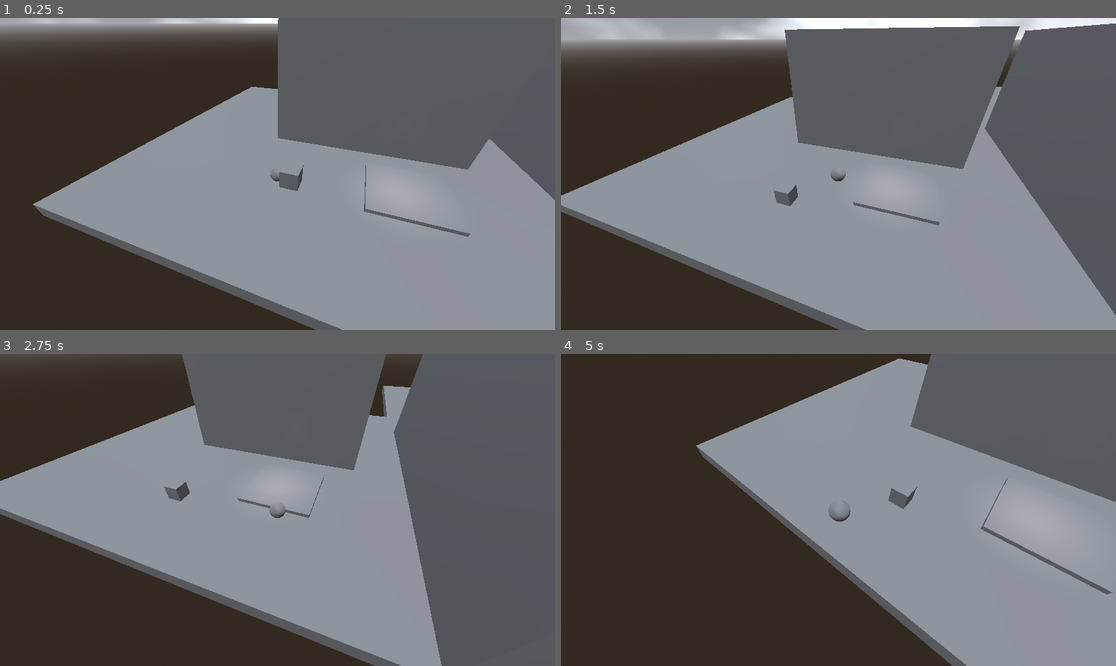
Above: before the commit, frames 1-4 (two rows, left to right).
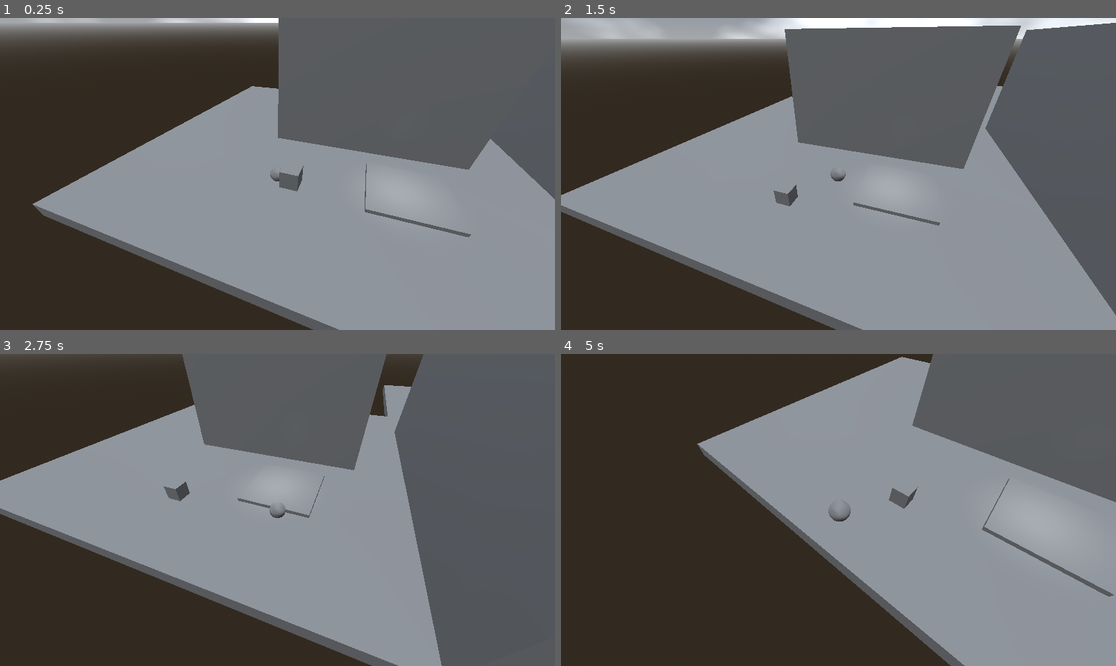
Above: after the commit, the same moments.

Repository: sjgillGit/GWJ-68
Game: Godot game, scene res://Scenes/3d_move_template.tscn
The game is run twice, just before and just after one commit, with the same random seed, the same clock (stepped at 60 frames per second) and the same inputs. The project has no main scene, so this scene is started directly.
Inputs:
- Up to frame 1 (0.25 s): no input
- Up to frame 2 (1.5 s): hold D (move_right) 0.53-1.28 s; tap Shift (move_sprint) at 0.6, 1.35 s; tap Space (move_jump) at 0.77 s; hold S (move_down) from 1.28 s (still down)
- Up to frame 3 (2.75 s): tap Space (move_jump) at 1.52 s; release S (move_down) at 2.03 s; hold D (move_right) from 2.03 s (still down); tap Shift (move_sprint) at 2.1 s
- Up to frame 4 (5 s): release D (move_right) at 2.78 s; hold W (move_up) 2.78-3.53 s; tap Shift (move_sprint) at 2.85, 3.6, 4.35 s; tap Space (move_jump) at 3.02, 3.77, 4.52 s; hold A (move_left) from 3.53 s (still down)

The runs differ from the first frame. In frame 1, 0.5% of the frame differs, in the area x 5-100%, y 0-100%; in frame 2, 0.6%; in frame 3, 0.5%; in frame 4, 0.9%, in the area x 24-100%, y 0-100%.

Commit message:
Player_Movement updated example scene

Diff:
--- a/Scenes/3d_move_template.tscn
+++ b/Scenes/3d_move_template.tscn
@@ -60,6 +60,19 @@
 
 [sub_resource type="BoxMesh" id="BoxMesh_qmuuw"]
 
+[sub_resource type="BoxShape3D" id="BoxShape3D_1wxat"]
+size = Vector3(6.86774, 1, 20.5319)
+
+[sub_resource type="Curve3D" id="Curve3D_4geq7"]
+_data = {
+"points": PackedVector3Array(0, 0, 0, 0, 0, 0, 5.00977, 0, -10.6485, 0, 0, 0, 0, 0, 0, 5.08817, 0, 8.95271),
+"tilts": PackedFloat32Array(0, 0)
+}
+point_count = 2
+
+[sub_resource type="BoxShape3D" id="BoxShape3D_vdqg7"]
+size = Vector3(8.09827, 1, 6.28284)
+
 [node name="Node3D" type="Node3D"]
 
 [node name="WorldEnvironment" type="WorldEnvironment" parent="."]
@@ -123,6 +136,7 @@
 mesh = SubResource("BoxMesh_ryphr")
 
 [node name="Play_Area_1" type="Area3D" parent="." node_paths=PackedStringArray("local_camera")]
+transform = Transform3D(1, 0, 0, 0, 1, 0, 0, 0, 1, 0, 0, -0.0576286)
 collision_layer = 0
 script = ExtResource("3_bv0wr")
 local_camera = NodePath("Camera_Path_Jerky/PathFollow3D/Camera3D")
@@ -219,6 +233,39 @@
 
 [node name="MeshInstance3D" type="MeshInstance3D" parent="Wall3"]
 mesh = SubResource("BoxMesh_ryphr")
+
+[node name="Play_Area_3" type="Area3D" parent="." node_paths=PackedStringArray("local_camera")]
+transform = Transform3D(1, 0, 0, 0, 1, 0, 9.31323e-10, 0, 1, 30.7313, 0, -19.3425)
+collision_layer = 0
+script = ExtResource("3_bv0wr")
+local_camera = NodePath("Path3D/PathFollow3D/Camera3D")
+give_back_camera = false
+
+[node name="CollisionShape3D" type="CollisionShape3D" parent="Play_Area_3"]
+transform = Transform3D(1, 0, 0, 0, 1, 0, 0, 0, 1, -0.208162, 0, -0.921082)
+shape = SubResource("BoxShape3D_1wxat")
+
+[node name="Path3D" type="Path3D" parent="Play_Area_3"]
+curve = SubResource("Curve3D_4geq7")
+
+[node name="PathFollow3D" type="PathFollow3D" parent="Play_Area_3/Path3D"]
+
+[node name="Camera3D" parent="Play_Area_3/Path3D/PathFollow3D" instance=ExtResource("4_ayvgr")]
+transform = Transform3D(0.350939, -0.251973, 0.90186, 4.20981e-06, 0.963116, 0.269086, -0.936398, -0.094429, 0.337996, 1.59572, 3.10932, 1.8484)
+
+[node name="AreaTransition3" type="Area3D" parent="." node_paths=PackedStringArray("local_camera")]
+transform = Transform3D(1, 0, 0, 0, 1, 0, 0, 0, 1, 29.15, 0.0255127, -34.4911)
+collision_layer = 0
+script = ExtResource("3_bv0wr")
+local_camera = NodePath("Camera3D")
+give_back_camera = false
+
+[node name="CollisionShape3D" type="CollisionShape3D" parent="AreaTransition3"]
+transform = Transform3D(1, 0, 0, 0, 1, 0, 0, 0, 1, 0.51886, 0, -1.47723)
+shape = SubResource("BoxShape3D_vdqg7")
+
+[node name="Camera3D" parent="AreaTransition3" instance=ExtResource("4_ayvgr")]
+transform = Transform3D(0.350939, -0.251973, 0.90186, 4.20981e-06, 0.963116, 0.269086, -0.936398, -0.094429, 0.337996, 5.12393, 3.34565, -5.44325)
 
 [connection signal="body_entered" from="Play_Area_1" to="Play_Area_1" method="_on_body_entered"]
 [connection signal="body_exited" from="Play_Area_1" to="Play_Area_1" method="_on_body_exited"]
@@ -230,3 +277,7 @@
 [connection signal="body_exited" from="Secret_Area/Secret_Area_Enter" to="Secret_Area/Secret_Area_Enter" method="_on_body_exited"]
 [connection signal="body_entered" from="Secret_Area/Secret_Area_Exit" to="Secret_Area/Secret_Area_Exit" method="_on_body_entered"]
 [connection signal="body_exited" from="Secret_Area/Secret_Area_Exit" to="Secret_Area/Secret_Area_Exit" method="_on_body_exited"]
+[connection signal="body_entered" from="Play_Area_3" to="Play_Area_3" method="_on_body_entered"]
+[connection signal="body_exited" from="Play_Area_3" to="Play_Area_3" method="_on_body_exited"]
+[connection signal="body_entered" from="AreaTransition3" to="AreaTransition3" method="_on_body_entered"]
+[connection signal="body_exited" from="AreaTransition3" to="AreaTransition3" method="_on_body_exited"]
Not shown: 1 places in Scenes/3d_move_template.tscn that only renumber resources
